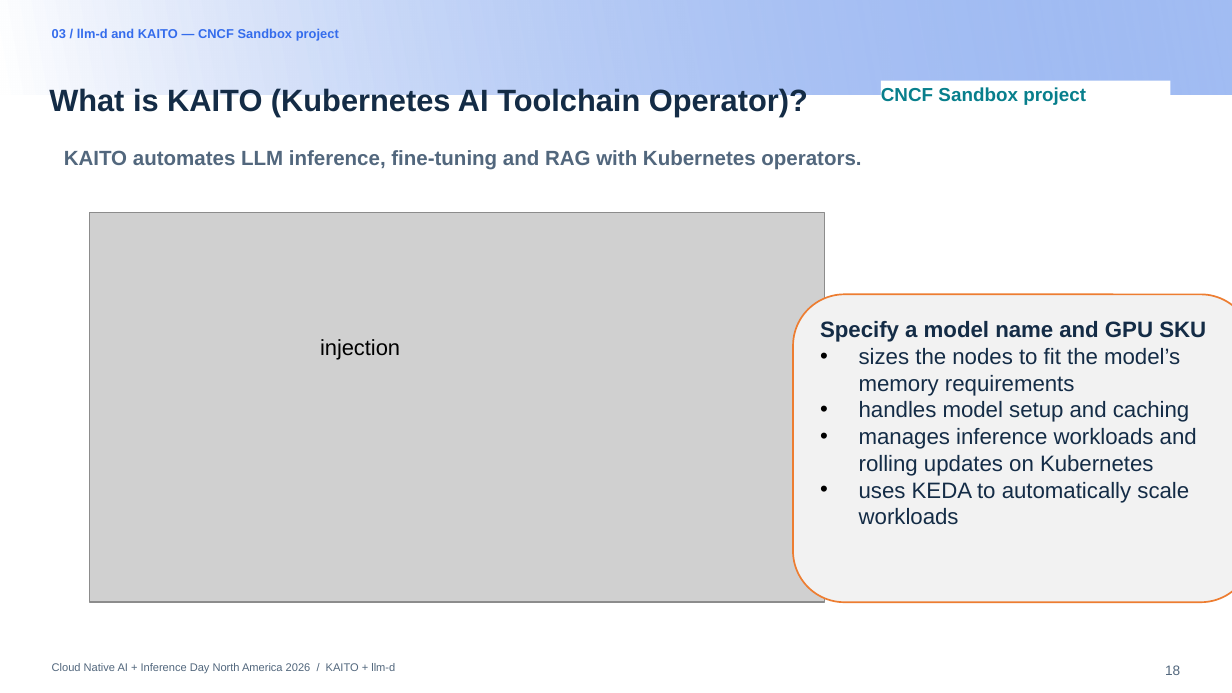
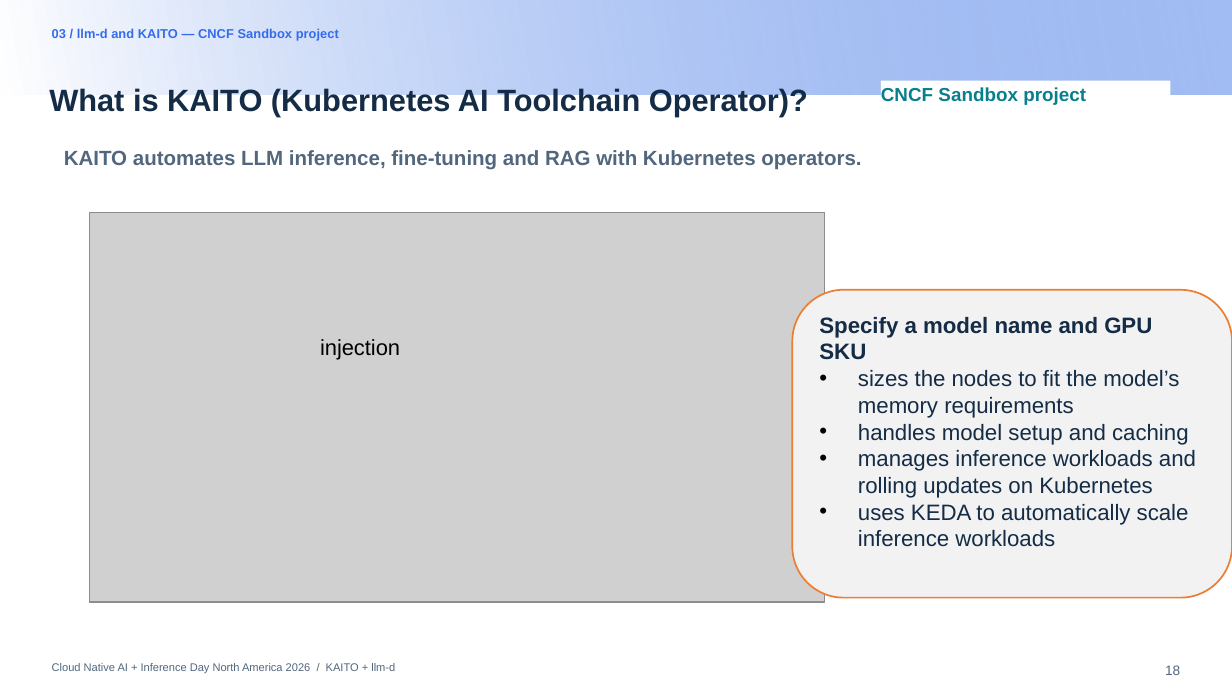
Before and after one commit to andyzhangx/demo, a slide deck: slide 18 of llm/pd-disaggregation/kubecon-na-2026-pd-disaggregation-kaito-llmd.pptx. Drawn at 1232x693 pixels with LibreOffice and Linux fonts; fonts in the diff are those of the drawing; grey boxes stand for pictures; background and template pictures are left out. Boxes give left, top, right and bottom in pixels: in the first picture for what was removed or moved away, otherwise in the second. Text is boxed around its words. In the diff, an @@ line names an element or a change of style, - is before the commit and + after.

```diff
--- a/llm/pd-disaggregation/kubecon-na-2026-pd-disaggregation-kaito-llmd.pptx
+++ b/llm/pd-disaggregation/kubecon-na-2026-pd-disaggregation-kaito-llmd.pptx
@@ rounded rectangle "Specify a model name and ...": place and size @@
-rounded rectangle "Specify a model name and ..." at (793,294,1232,602)
+rounded rectangle "Specify a model name and ..." at (792,290,1232,598)
@@ text in rounded rectangle at (858,504,1189,547): text changed @@
-• uses KEDA to automatically scale workloads
+• uses KEDA to automatically scale inference workloads
```
Also in this commit, not shown: 16 other slides changed, 3 slides added, 1 slide removed.
